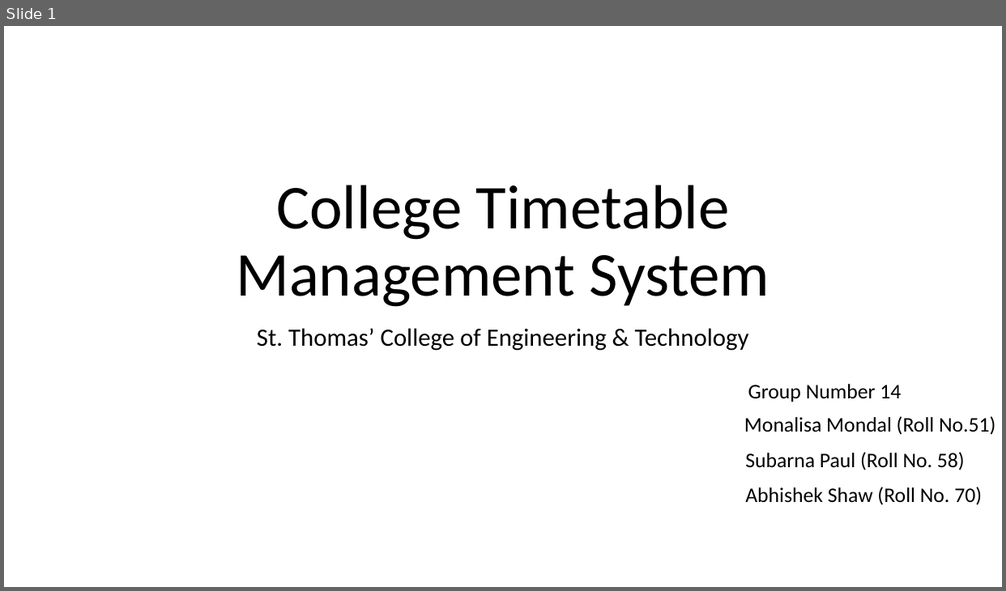
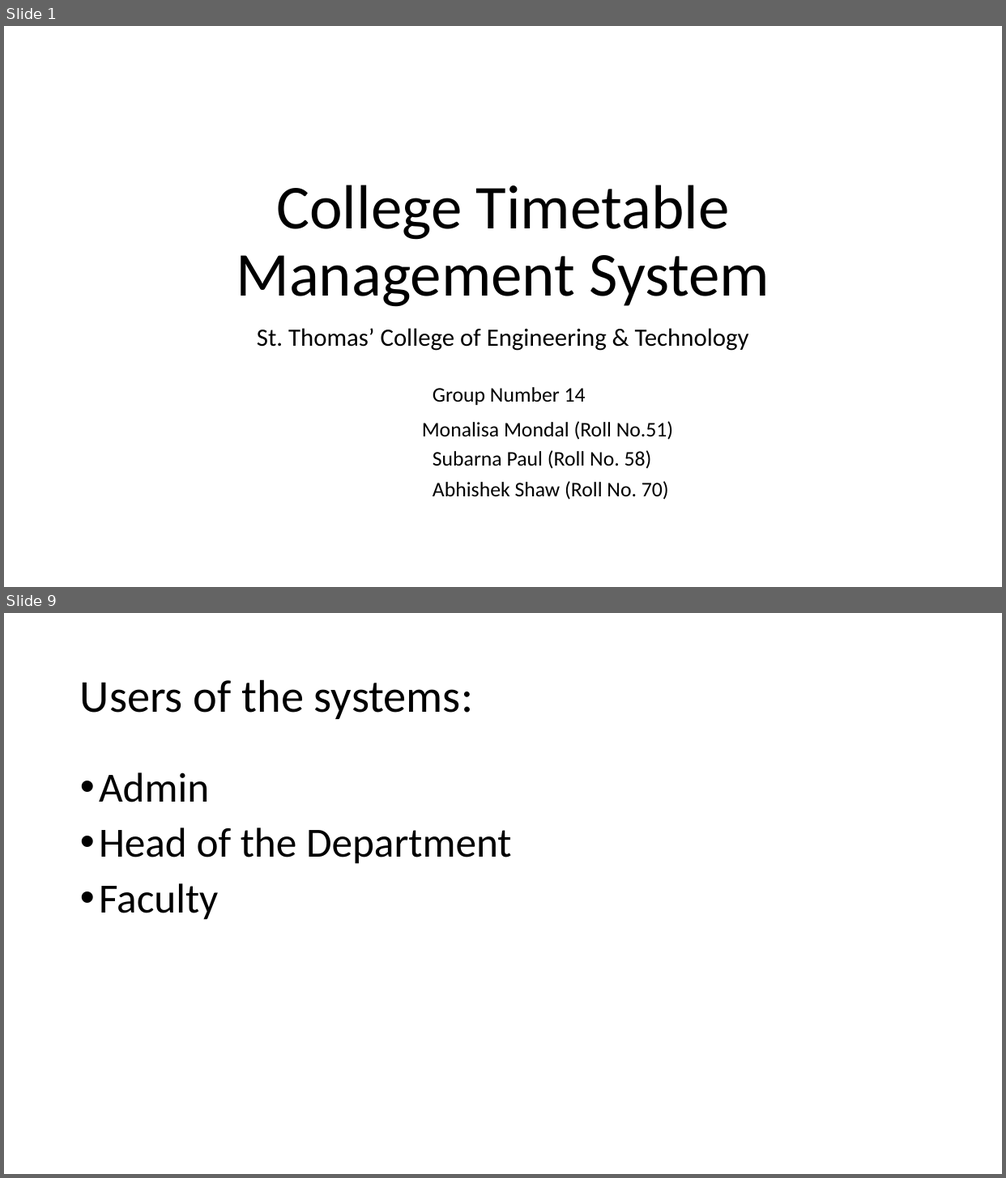
Before and after one commit to abhishekshaw21/Timetable, a slide deck: College Timetable Management System.pptx. Shown one above the other, each under a label of ours: slide 1 before the commit, slides 1 and 9 after it; the slides between them are not shown. The pictures are 1006x591 and 1006x1178 pixels, drawn with LibreOffice and Linux fonts; fonts in the diff are those of the drawing. Boxes give left, top, right and bottom in pixels: in the first picture for what was removed or moved away, otherwise in the second. Text is boxed around its words. In the diff, an @@ line names an element or a change of style, - is before the commit and + after.

```diff
--- a/College Timetable Management System.pptx
+++ b/College Timetable Management System.pptx
@@ slide 9 added at [4, 613, 1002, 1174], background #FFFFFF @@
@@ title added at [80, 679, 473, 719], 44 pt, text #000000 @@
+Users of the systems:
@@ text added at [99, 773, 512, 920], 40 pt, text #000000 @@
+• Admin
+• Head of the Department
+• Faculty
@@ slide 1 changed as well @@
@@ text "Group Number 14": place and size @@
-text "Group Number 14" at [748, 384, 901, 402]
+text "Group Number 14" at [432, 387, 586, 405]
@@ text "Monalisa Mondal (Roll No.51)": place and size @@
-text "Monalisa Mondal (Roll No.51)" at [744, 416, 995, 435]
+text "Monalisa Mondal (Roll No.51)" at [422, 421, 673, 440]
@@ text "Subarna Paul (Roll No. 58)": place and size @@
-text "Subarna Paul (Roll No. 58)" at [745, 452, 965, 471]
+text "Subarna Paul (Roll No. 58)" at [432, 450, 652, 469]
@@ text "Abhishek Shaw (Roll No. 70)": place and size @@
-text "Abhishek Shaw (Roll No. 70)" at [745, 487, 982, 506]
+text "Abhishek Shaw (Roll No. 70)" at [432, 481, 669, 500]
```
Also in this commit, not shown: 65 other slides added, 3 slides removed.
